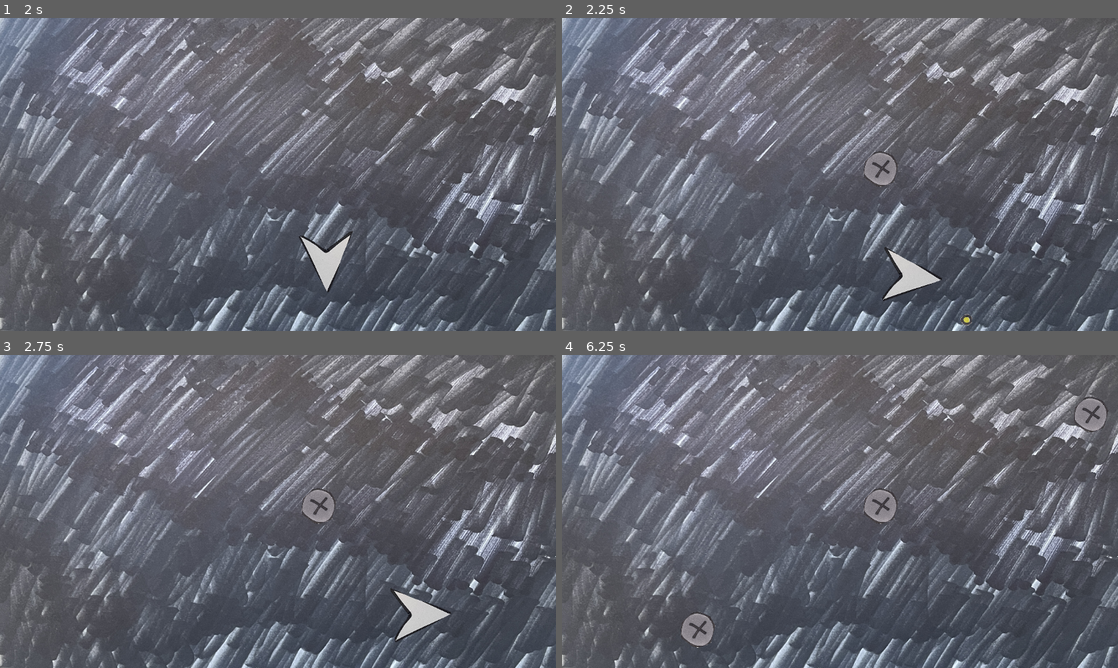
Above: before the commit, frames 1-4 (two rows, left to right).
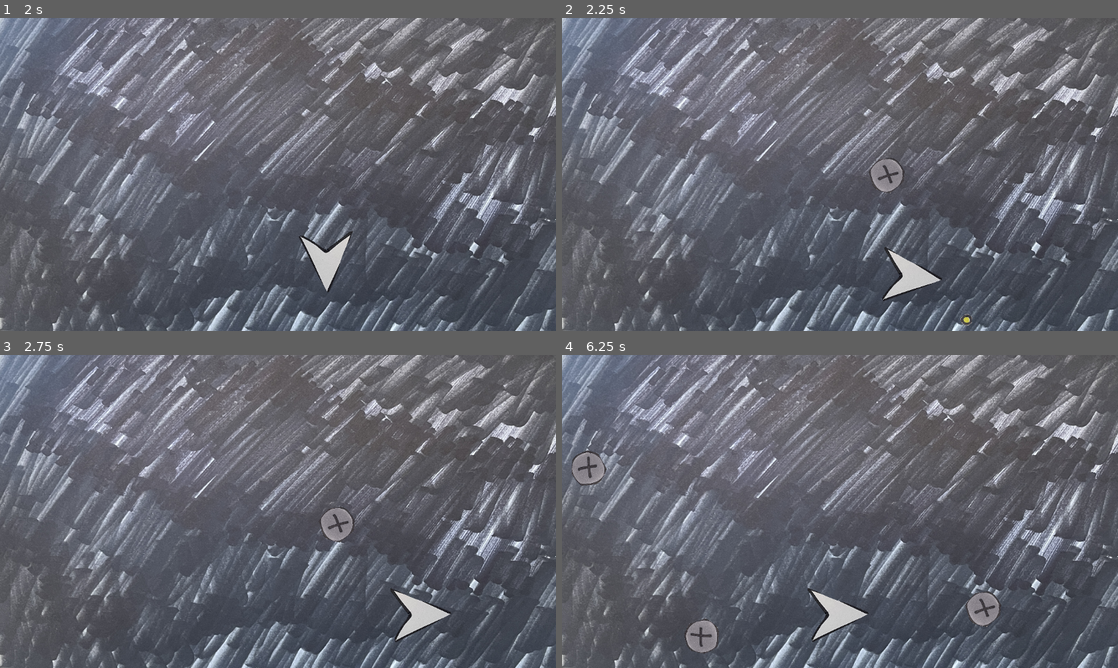
Above: after the commit, the same moments.

Repository: kd90301/asteroids-clone
Game: Godot game, scene res://scenes/main.tscn
Same seed, same stepped clock (60 frames per second), same inputs: the game is played once before the commit and once after it.
Inputs:
- Up to frame 1 (2 s): tap Enter at 0.5 s; hold D (move_right) 0.53-1.28 s; tap Space (shoot) at 0.6, 1.35 s; hold S (move_down) from 1.28 s (still down)
- Up to frame 2 (2.25 s): release S (move_down) at 2.03 s; hold D (move_right) from 2.03 s (still down); tap Space (shoot) at 2.1 s
- Up to frame 3 (2.75 s): keep holding D (move_right)
- Up to frame 4 (6.25 s): release D (move_right) at 2.78 s; hold W (move_up) 2.78-3.53 s; tap Space (shoot) every 0.75 s from 2.85 to 5.85 s; hold A (move_left) 3.53-5.03 s; hold S (move_down) 5.03-5.78 s; hold D (move_right) from 5.78 s (still down)

Frame 1 is identical in both runs. In frame 2, 0.4% of the frame differs, in the area x 54-62%, y 42-56%; in frame 3, 0.8%; in frame 4, 3.0%, in the area x 1-99%, y 13-96%.

Commit message:
Add more enemy functionality
Enemies now move and wrap the screen the same as the player, need to randomize enemy movement direction/speed and spawn outside of viewport

Diff:
--- a/asteroids-clone/scripts/bullet.gd
+++ b/asteroids-clone/scripts/bullet.gd
@@ -9,5 +9,8 @@
 func _ready() -> void:
 	area_entered.connect(on_bullet_object_entered)
 
-func on_bullet_object_entered(object_entered) -> void:
-	queue_free()
+func on_bullet_object_entered(area_entered) -> void:
+	if area_entered.is_in_group("enemy"):
+		queue_free()
+	else:
+		pass
--- a/asteroids-clone/scripts/enemy.gd
+++ b/asteroids-clone/scripts/enemy.gd
@@ -5,12 +5,16 @@
 
 func _ready() -> void:
 	area_entered.connect(_on_area_entered)
+	rotation = randf_range(0, PI*2)
 
 
 func _on_area_entered(area_that_entered : Area2D) -> void:
 	if area_that_entered.is_in_group("bullet"):
 		queue_free()
+		# need to generate pickups with this function
 
 func _process(delta: float) -> void:
-
-	pass
+	var viewport_size := get_viewport_rect().size
+	position.x = wrapf(position.x, 0, viewport_size.x)
+	position.y = wrapf(position.y, 0, viewport_size.y)
+	position += velocity * delta
